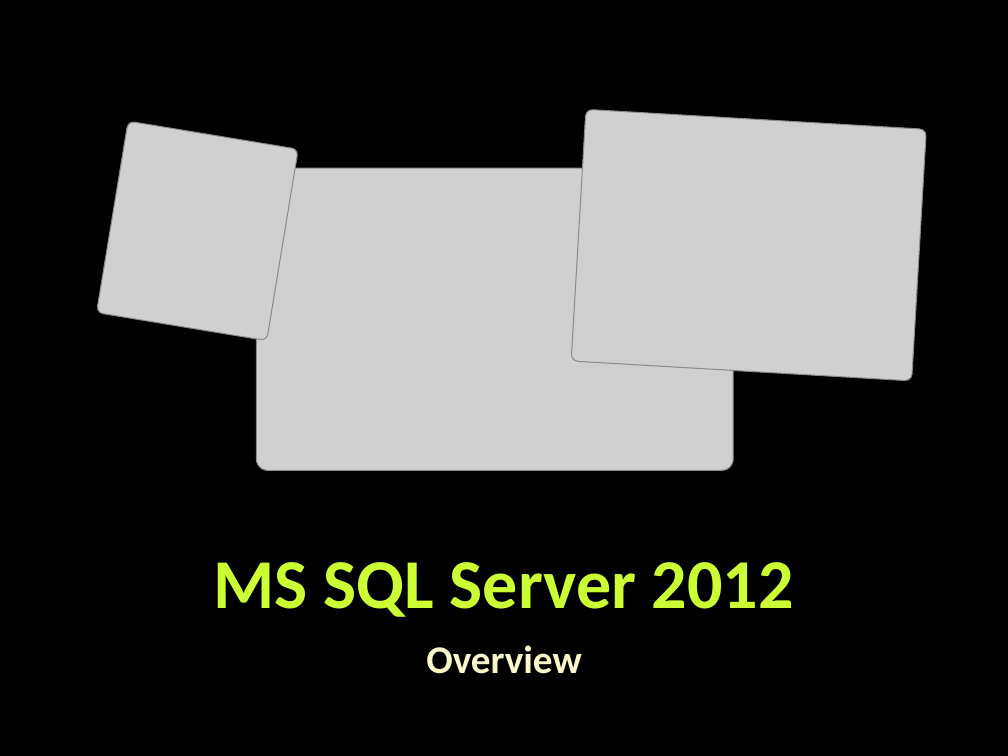
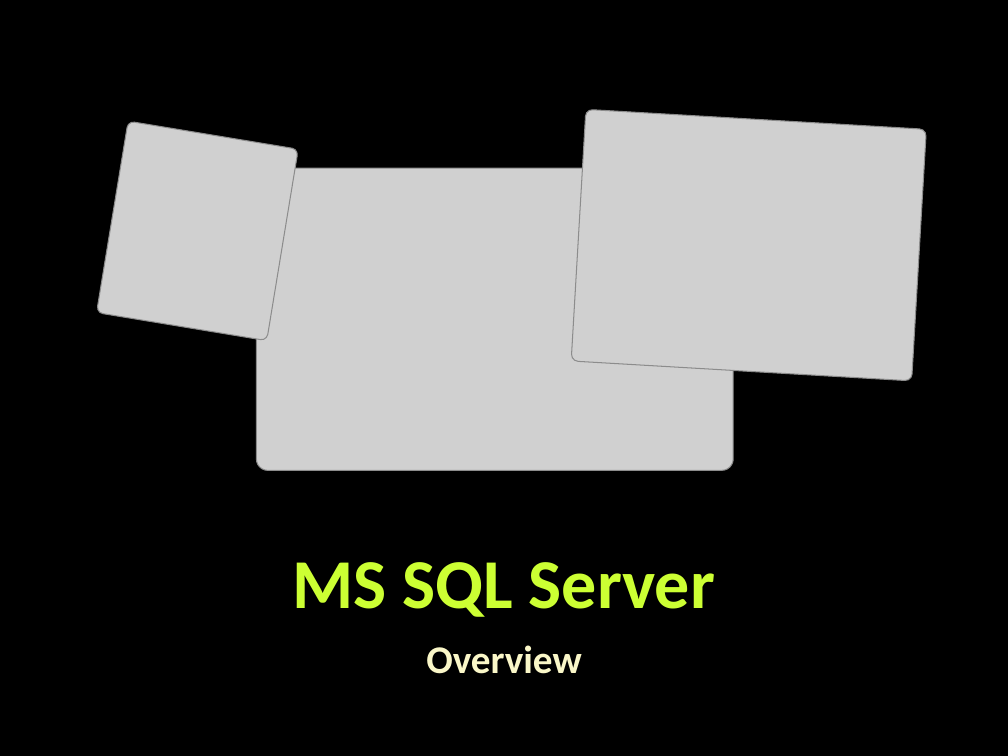
Before and after one commit to martin-nikolov/Telerik-Academy, a slide deck: slide 4 of Databases/02. Introduction to SQL Server and MySQL/Introduction-to-MS-SQL-Server-and-MySQL.pptx. Drawn at 1008x756 pixels with LibreOffice and Linux fonts; fonts in the diff are those of the drawing; grey boxes stand for pictures; background and template pictures are left out. Boxes give left, top, right and bottom in pixels: in the first picture for what was removed or moved away, otherwise in the second. Text is boxed around its words. In the diff, an @@ line names an element or a change of style, - is before the commit and + after.

```diff
--- a/Databases/02. Introduction to SQL Server and MySQL/Introduction-to-MS-SQL-Server-and-MySQL.pptx
+++ b/Databases/02. Introduction to SQL Server and MySQL/Introduction-to-MS-SQL-Server-and-MySQL.pptx
@@ title at [292,562,715,617]: text changed @@
-MS SQL Server 2012
+MS SQL Server
```
Also in this commit, not shown: 3 other slides changed, 1 slide removed, 3 other files.
